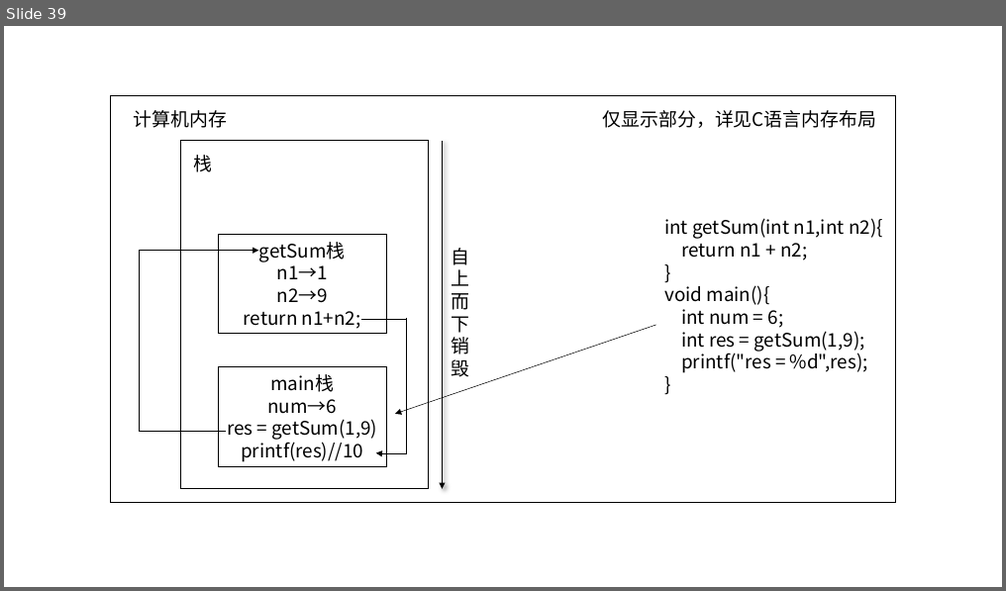
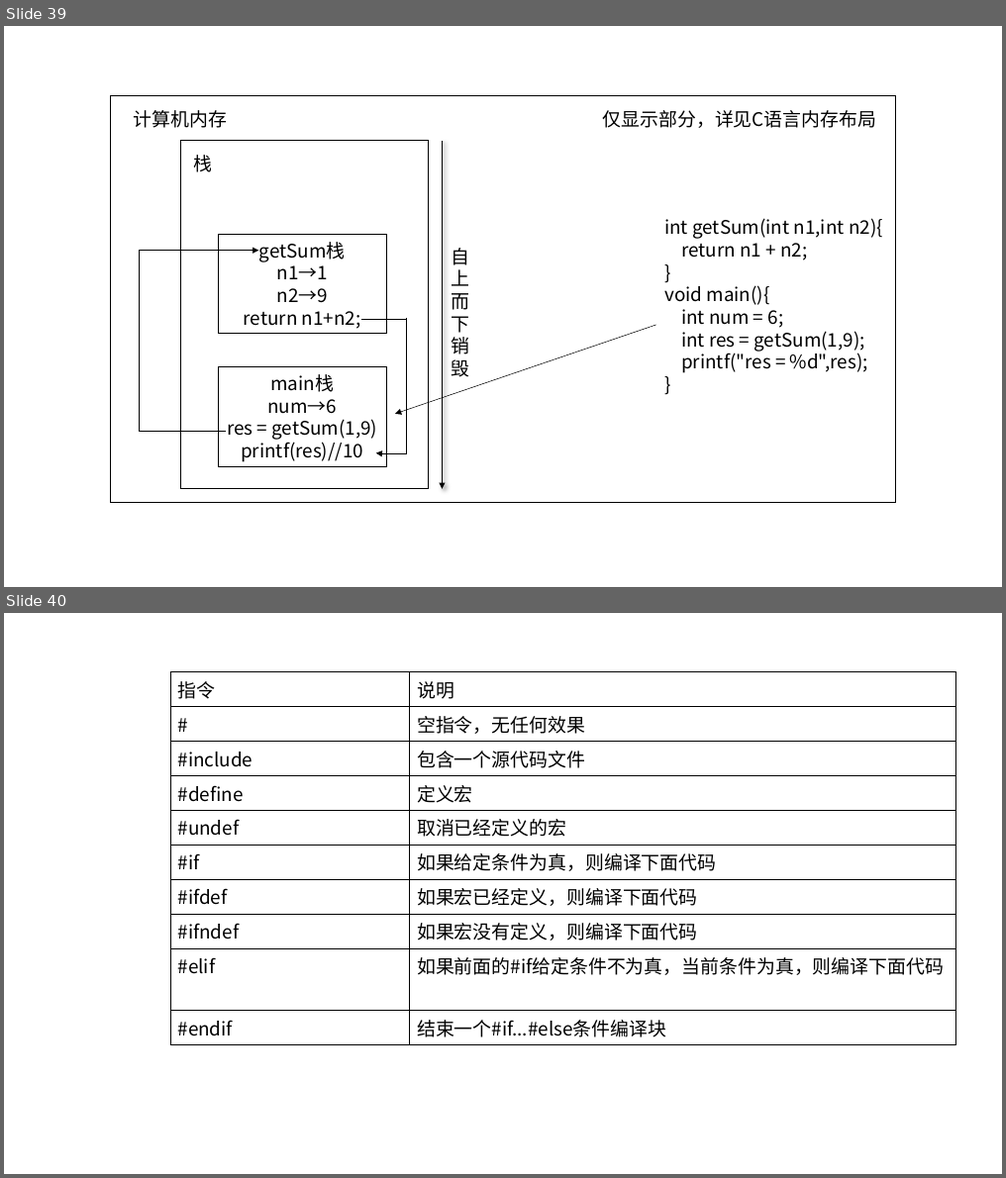
Before and after one commit to letengzz/985211, a slide deck: C_Program/图示.pptx. Shown one above the other, each under a label of ours: slide 39 before the commit, slides 39 and 40 after it. The pictures are 1006x591 and 1006x1178 pixels, drawn with LibreOffice and Linux fonts; fonts in the diff are those of the drawing. Boxes give left, top, right and bottom in pixels: in the first picture for what was removed or moved away, otherwise in the second. Text is boxed around its words. In the diff, an @@ line names an element or a change of style, - is before the commit and + after.

```diff
--- a/C_Program/图示.pptx
+++ b/C_Program/图示.pptx
@@ slide 40 added at bbox=[4, 613, 1002, 1174], background #FFFFFF @@
@@ table added at bbox=[170, 672, 956, 1042], 10 rows, 2 columns @@
+指令 | 说明
+# | 空指令，无任何效果
+#include | 包含一个源代码文件
+#define | 定义宏
+#undef | 取消已经定义的宏
+#if | 如果给定条件为真，则编译下面代码
+#ifdef | 如果宏已经定义，则编译下面代码
+#ifndef | 如果宏没有定义，则编译下面代码
+#elif | 如果前面的#if给定条件不为真，当前条件为真，则编译下面代码
+#endif | 结束一个#if...#else条件编译块
```
Also in this commit, not shown: 3 other slides added, 2 other files.
